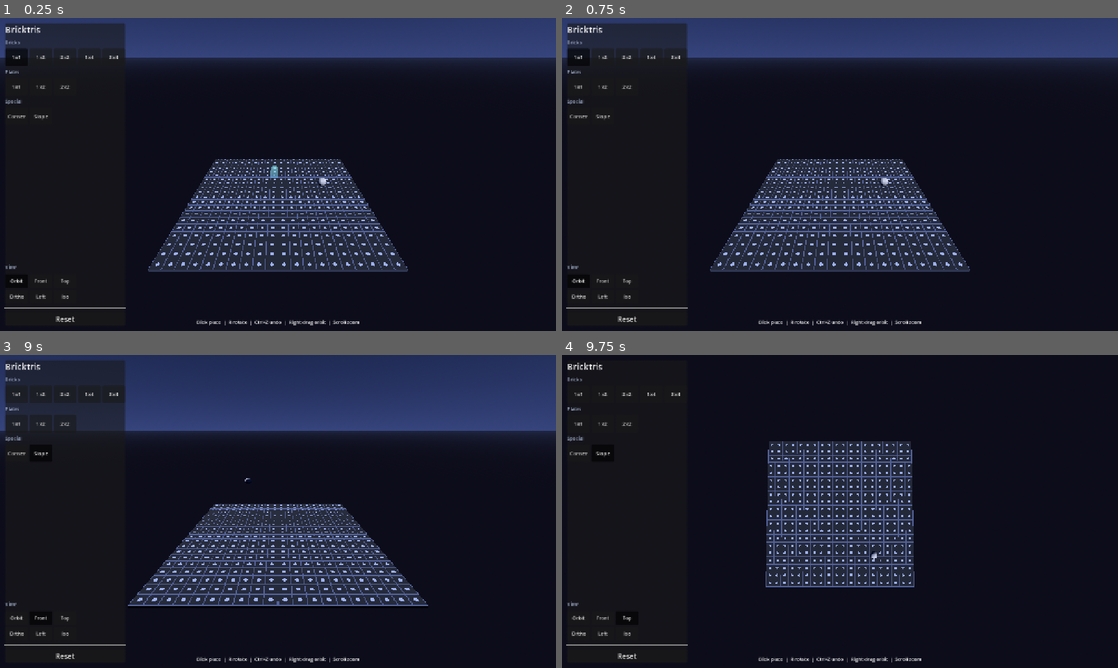
Above: before the commit, frames 1-4 (two rows, left to right).
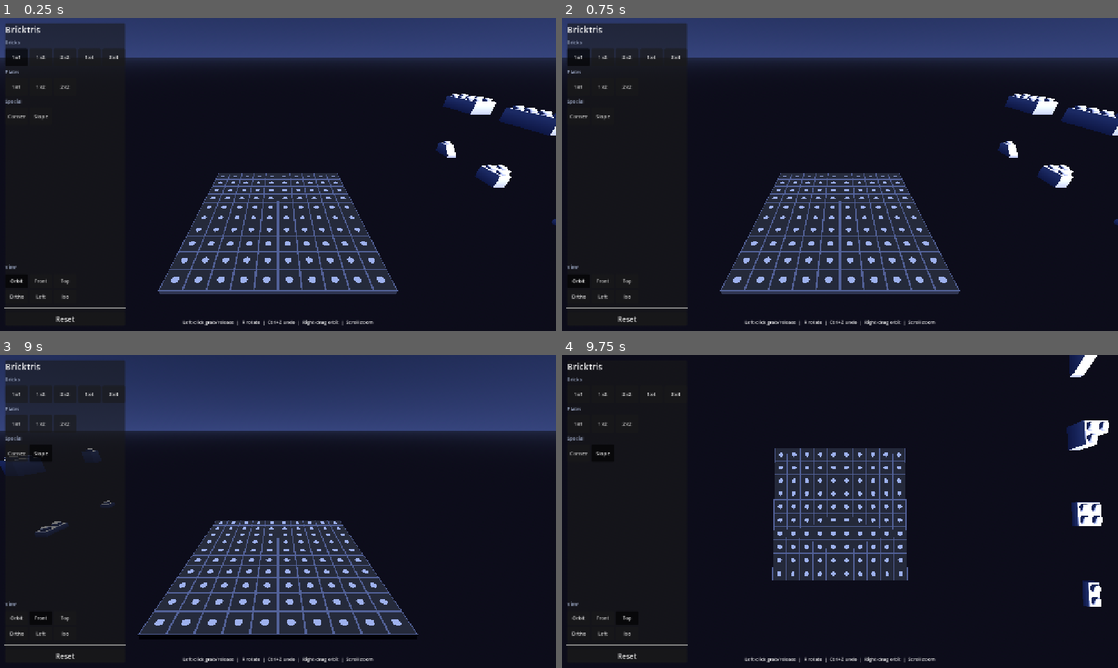
Above: after the commit, the same moments.

Repository: ZacharyEllison/games
Game: Godot game, scene res://scenes/main.tscn
Same seed, same stepped clock (60 frames per second), same inputs: the game is played once before the commit and once after it.
Inputs:
- Up to frame 1 (0.25 s): no input
- Up to frame 2 (0.75 s): click "1x1" at 0.5 s
- Up to frame 3 (9 s): click "1x2" at 1.25 s; click "2x2" at 2 s; click "1x4" at 2.75 s; click "2x4" at 3.5 s; click "1x1" at 4.25 s; click "1x2" at 5 s; click "2x2" at 5.75 s; click "Corner" at 6.5 s; click "Slope" at 7.25 s; click "Orbit" at 8 s; click "Front" at 8.75 s
- Up to frame 4 (9.75 s): click "Top" at 9.5 s

The runs differ from the first frame. In frame 1, 11% of the frame differs, in the area x 26-100%, y 24-99%; in frame 2, 11%; in frame 3, 12%, in the area x 0-77%, y 29-99%; in frame 4, 7.7%.

Commit message:
Reshape Bricktris workspace and add desktop hand controls.
Use a 10×10 seated desk with the 3D palette fixed to its right, hide the hand mesh on desktop, and drive grab/place/rotate with mouse raycasting like VR.

Diff:
--- a/bricktris/scenes/desk.tscn
+++ b/bricktris/scenes/desk.tscn
@@ -1,10 +1,10 @@
 [gd_scene load_steps=5 format=3]
 
 [sub_resource type="BoxMesh" id="BoxMesh_1"]
-size = Vector3(1.59, 0.02, 1.59)
+size = Vector3(0.795, 0.02, 0.795)
 
 [sub_resource type="BoxShape3D" id="BoxShape3D_1"]
-size = Vector3(1.59, 0.02, 1.59)
+size = Vector3(0.795, 0.02, 0.795)
 
 [sub_resource type="Shader" id="Shader_1"]
 code = "shader_type spatial;
@@ -42,7 +42,7 @@
 shader = SubResource("Shader_1")
 
 [node name="Desk" type="StaticBody3D"]
-position = Vector3(0, 0.8, -0.8)
+position = Vector3(0, 0.8, -0.5)
 collision_layer = 1
 collision_mask = 0
 
--- a/bricktris/scenes/hud.tscn
+++ b/bricktris/scenes/hud.tscn
@@ -72,6 +72,6 @@
 offset_bottom = -8.0
 grow_horizontal = 2
 grow_vertical = 0
-text = "Click place  |  R rotate  |  Ctrl+Z undo  |  Right-drag orbit  |  Scroll zoom"
+text = "Left-click grab/release  |  R rotate  |  Ctrl+Z undo  |  Right-drag orbit  |  Scroll zoom"
 theme_override_font_sizes/font_size = 11
 horizontal_alignment = 1
--- a/bricktris/scripts/build_layout.gd
+++ b/bricktris/scripts/build_layout.gd
@@ -9,10 +9,16 @@
 const BRICK_SEAT := 0.096
 const PLATE_SEAT := 0.032
 
-const DESK_STUDS := 20
+const DESK_STUDS := 10
 const DESK_TOP_EPS := 0.01
 const DESK_EXTENT := DESK_STUDS * STUD_PITCH
 const DESK_HALF_EXTENT := DESK_EXTENT * 0.5
+
+const DESK_TOP_Y := 0.8
+const SEATED_CAM_Z := 0.3
+const DESK_NEAR_MARGIN := STUD_PITCH * 5.0
+const VR_PALETTE_GAP := STUD_PITCH * 2.5
+const VR_PALETTE_LIFT := BRICK_HEIGHT * 2.5
 
 const PALETTE_COL_SPACING := STUD_PITCH * 6.5
 const PALETTE_ROW_SPACING := STUD_PITCH * 5.25
@@ -29,6 +35,17 @@
 
 static func desk_top_y(desk: Node3D) -> float:
 	return desk.global_position.y + DESK_TOP_EPS
+
+static func desk_position() -> Vector3:
+	var z := SEATED_CAM_Z - DESK_NEAR_MARGIN - DESK_HALF_EXTENT
+	return Vector3(0.0, DESK_TOP_Y, z)
+
+static func palette_half_width() -> float:
+	return PALETTE_COL_SPACING * 2.0
+
+static func vr_palette_position(desk_pos: Vector3) -> Vector3:
+	var x := desk_pos.x + DESK_HALF_EXTENT + VR_PALETTE_GAP + palette_half_width()
+	return Vector3(x, desk_pos.y + VR_PALETTE_LIFT, desk_pos.z)
 
 static func grid_origin_xz(desk: Node3D) -> Vector2:
 	var half := DESK_HALF_EXTENT
--- a/bricktris/scripts/main.gd
+++ b/bricktris/scripts/main.gd
@@ -14,9 +14,6 @@
 var _held_rot_steps := 0
 var _rotated_this_flick := false
 
-var _desktop_type := "brick_1x1"
-var _desktop_ghost: Brick = null
-var _desktop_ghost_rot := 0.0
 var _placed_bricks: Array = []
 
 const RAY_MASK := 3  # desk (1) + placed bricks (2)
@@ -43,6 +40,7 @@
 var _cam_orbit_drag := false
 
 @onready var right_hand: XRController3D = $XROrigin3D/RightHand
+@onready var right_hand_mesh: MeshInstance3D = $XROrigin3D/RightHand/RightHandMesh
 @onready var cam: XRCamera3D = $XROrigin3D/XRCamera3D
 @onready var xr_origin: XROrigin3D = $XROrigin3D
 @onready var bricks_container: Node3D = $Bricks
@@ -53,7 +51,7 @@
 @onready var sun: DirectionalLight3D = $DirectionalLight3D
 
 func _ready() -> void:
-	GridSnapper.configure_from_desk(desk)
+	_layout_workspace()
 	_configure_scene_lighting()
 	var env := world_env.environment
 	_saved_bg_mode = env.background_mode
@@ -62,8 +60,9 @@
 	right_hand.button_released.connect(_on_right_button_released)
 	hud.reset_requested.connect(_on_reset)
 	hud.enter_vr_requested.connect(_on_enter_vr)
-	hud.brick_type_selected.connect(_on_desktop_type_changed)
 	hud.view_preset_selected.connect(_on_desktop_view_preset)
+	_set_hand_mesh_visible(false)
+	brick_palette.show()
 	_init_desktop_camera()
 	_init_webxr()
 
@@ -71,7 +70,6 @@
 	webxr_interface = XRServer.find_interface("WebXR") as WebXRInterface
 	if not webxr_interface:
 		hud.set_vr_status("desktop")
-		brick_palette.hide()
 		return
 	webxr_interface.session_supported.connect(_webxr_session_supported)
 	webxr_interface.session_started.connect(_webxr_session_started)
@@ -92,7 +90,6 @@
 		hud.set_vr_status("supported")
 	else:
 		hud.set_vr_status("desktop")
-		brick_palette.hide()
 
 func _on_enter_vr() -> void:
 	if not webxr_interface:
@@ -114,16 +111,16 @@
 	_in_vr = true
 	_reset_hand_tracking()
 	DesktopCamera.reset_rig(xr_origin, cam)
+	_layout_workspace()
 	_use_passthrough = webxr_interface.session_mode == "immersive-ar"
 	_set_passthrough(_use_passthrough)
+	_set_hand_mesh_visible(true)
 	brick_palette.show()
 	get_viewport().use_xr = true
 	hud.on_xr_started()
-	_kill_desktop_ghost()
 	webxr_interface.squeezestart.connect(_on_squeeze_start)
 	webxr_interface.squeezeend.connect(_on_squeeze_end)
 	webxr_interface.visibility_state_changed.connect(_on_visibility_changed)
-	_place_palette_in_front.call_deferred()
 
 func _set_passthrough(on: bool) -> void:
 	var env := world_env.environment
@@ -136,27 +133,14 @@
 		env.background_mode = _saved_bg_mode
 		env.background_color = _saved_bg_color
 
-func _place_palette_in_front() -> void:
-	var desk_center := desk.global_position
-	var half := BuildLayout.desk_half_extent()
-	var forward_xz := -cam.global_transform.basis.z
-	forward_xz.y = 0.0
-	if forward_xz.length_squared() < 0.001:
-		forward_xz = Vector3(0, 0, -1)
-	forward_xz = forward_xz.normalized()
-	var left_xz := -cam.global_transform.basis.x
-	left_xz.y = 0.0
-	if left_xz.length_squared() < 0.001:
-		left_xz = Vector3(-1, 0, 0)
-	left_xz = left_xz.normalized()
-	var toward_user := -forward_xz
-	brick_palette.global_position = (
-		desk_center
-		+ left_xz * (half + BuildLayout.STUD_PITCH * 2.0)
-		+ toward_user * (half * 0.5)
-		+ Vector3(0, BuildLayout.BRICK_HEIGHT * 3.0, 0)
-	)
-	var look_target := cam.global_position
+func _set_hand_mesh_visible(visible: bool) -> void:
+	right_hand_mesh.visible = visible
+
+func _layout_workspace() -> void:
+	desk.global_position = BuildLayout.desk_position()
+	GridSnapper.configure_from_desk(desk)
+	brick_palette.global_position = BuildLayout.vr_palette_position(desk.global_position)
+	var look_target := desk.global_position
 	look_target.y = brick_palette.global_position.y
 	if look_target.distance_squared_to(brick_palette.global_position) > 0.001:
 		brick_palette.look_at(look_target, Vector3.UP)
@@ -183,6 +167,7 @@
 
 func _webxr_session_ended() -> void:
 	_in_vr = false
+	_set_hand_mesh_visible(false)
 	_set_passthrough(false)
 	get_viewport().use_xr = false
 	hud.on_xr_ended()
@@ -264,7 +249,8 @@
 	if throw_speed >= THROW_SPEED_THRESHOLD:
 		_throw_held(_release_velocity(), _release_angular_velocity())
 		return
-	var hit := _raycast_surface(right_hand.global_position, -right_hand.global_transform.basis.y)
+	var drop_dir := Vector3.DOWN if not _in_vr else -right_hand.global_transform.basis.y
+	var hit := _raycast_surface(right_hand.global_position, drop_dir)
 	if hit == Vector3.INF:
 		hit = right_hand.global_position
 	var rot_y := _held_rot_y()
@@ -306,28 +292,30 @@
 	if _in_vr:
 		_process_vr(_delta)
 	else:
-		_process_desktop()
+		_process_desktop(_delta)
 
 func _physics_process(delta: float) -> void:
-	if not _in_vr:
-		return
 	_update_thrown_bricks(delta)
 
-func _process_vr(delta: float) -> void:
-	var hand_pos := right_hand.global_position
-	var hand_basis := right_hand.global_transform.basis
+func _track_hand_motion(hand_pos: Vector3, delta: float, hand_basis: Basis) -> void:
 	if _hand_prev_pos != Vector3.ZERO:
 		var sample := (hand_pos - _hand_prev_pos) / maxf(delta, 0.001)
 		_hand_velocity = sample
 		_vel_samples.append(sample)
 		while _vel_samples.size() > VELOCITY_SAMPLES:
 			_vel_samples.pop_front()
-	if _hand_prev_basis != Basis.IDENTITY:
+	if hand_basis != Basis.IDENTITY and _hand_prev_basis != Basis.IDENTITY:
 		var delta_basis := _hand_prev_basis.inverse() * hand_basis
 		var euler := delta_basis.get_euler()
 		_hand_angular_velocity = euler / maxf(delta, 0.001)
 	_hand_prev_pos = hand_pos
-	_hand_prev_basis = hand_basis
+	if hand_basis != Basis.IDENTITY:
+		_hand_prev_basis = hand_basis
+
+func _process_vr(delta: float) -> void:
+	var hand_pos := right_hand.global_position
+	var hand_basis := right_hand.global_transform.basis
+	_track_hand_motion(hand_pos, delta, hand_basis)
 
 	if held_brick:
 		held_brick.global_position = hand_pos
@@ -362,8 +350,18 @@
 	for brick in to_despawn:
 		_despawn_thrown(brick)
 
-func _process_desktop() -> void:
-	_update_desktop_ghost()
+func _process_desktop(delta: float) -> void:
+	var mouse := get_viewport().get_mouse_position()
+	var over_ui := hud.is_pointer_over_ui(mouse)
+	if not over_ui or held_brick:
+		var hand_pos := _desktop_hand_pos()
+		right_hand.global_position = hand_pos
+		_track_hand_motion(hand_pos, delta, Basis.IDENTITY)
+		if held_brick:
+			held_brick.global_position = hand_pos
+			held_brick.rotation = Vector3(0, _held_rot_y(), 0)
+		elif not over_ui:
+			brick_palette.update_highlight(hand_pos)
 	if _cam_orbit_drag:
 		var vel := Input.get_last_mouse_velocity() * 0.003
 		_cam_yaw -= vel.x
@@ -373,6 +371,8 @@
 		_apply_desktop_camera()
 
 func _init_desktop_camera() -> void:
+	_set_hand_mesh_visible(false)
+	_reset_hand_tracking()
 	xr_origin.global_position = Vector3.ZERO
 	xr_origin.global_rotation = Vector3.ZERO
 	_apply_desktop_view_preset(DesktopCamera.Preset.ORBIT)
@@ -401,9 +401,20 @@
 		_cam_dist = clampf(_cam_dist + delta, DesktopCamera.MIN_DISTANCE, DesktopCamera.MAX_DISTANCE)
 	_apply_desktop_camera()
 
-func _on_desktop_type_changed(type: String) -> void:
-	_desktop_type = type
-	_kill_desktop_ghost()
+func _desktop_hand_pos() -> Vector3:
+	var mouse := get_viewport().get_mouse_position()
+	var origin := cam.project_ray_origin(mouse)
+	var dir := cam.project_ray_normal(mouse)
+	var lift := BuildLayout.BRICK_HEIGHT * 0.75
+	var hit := _raycast_surface(origin, dir)
+	if hit != Vector3.INF:
+		return hit + Vector3(0, lift, 0)
+	var hand_y := desk.global_position.y + BuildLayout.VR_PALETTE_LIFT
+	if absf(dir.y) > 0.0001:
+		var t := (hand_y - origin.y) / dir.y
+		if t > 0.05:
+			return origin + dir * t
+	return origin + dir * 0.55
 
 # Raycast against desk + placed bricks so stacking targets the surface under the cursor.
 func _raycast_surface(from: Vector3, dir: Vector3) -> Vector3:
@@ -423,56 +434,12 @@
 		return Vector3.INF
 	return from + dir * t
 
-func _pointer_hit() -> Vector3:
-	var mouse := get_viewport().get_mouse_position()
-	var origin := cam.project_ray_origin(mouse)
-	var dir := cam.project_ray_normal(mouse)
-	return _raycast_surface(origin, dir)
-
-func _update_desktop_ghost() -> void:
-	var mouse := get_viewport().get_mouse_position()
-	if hud.is_pointer_over_ui(mouse):
-		if _desktop_ghost:
-			_desktop_ghost.visible = false
-		return
-
-	var hit := _pointer_hit()
-	if hit == Vector3.INF:
-		if _desktop_ghost:
-			_desktop_ghost.visible = false
-		return
-
-	var p: Dictionary = BuildGrid.placement(_desktop_type, hit, deg_to_rad(_desktop_ghost_rot))
-	if p.is_empty():
-		if _desktop_ghost:
-			_desktop_ghost.visible = false
-		return
-
-	if not _desktop_ghost:
-		var scene := BrickPalette.BRICK_SCENES.get(_desktop_type) as PackedScene
-		if not scene:
-			return
-		_desktop_ghost = scene.instantiate()
-		bricks_container.add_child(_desktop_ghost)
-		(_desktop_ghost as Brick).set_ghost(true)
-
-	_desktop_ghost.visible = true
-	_desktop_ghost.global_position = p["position"]
-	_desktop_ghost.rotation.y = p["rot_y"]
-
-func _kill_desktop_ghost() -> void:
-	if _desktop_ghost:
-		_desktop_ghost.queue_free()
-		_desktop_ghost = null
-
 func _input(event: InputEvent) -> void:
 	if _in_vr:
 		return
 	if event is InputEventKey and event.pressed and not event.echo:
-		if event.keycode == KEY_R:
-			_desktop_ghost_rot = fmod(_desktop_ghost_rot + 90.0, 360.0)
-			if _desktop_ghost:
-				_desktop_ghost.rotation.y = deg_to_rad(_desktop_ghost_rot)
+		if event.keycode == KEY_R and held_brick:
+			_held_rot_steps = (_held_rot_steps + 1) % 4
 		elif event.keycode == KEY_Z and (event.ctrl_pressed or event.meta_pressed):
 			_desktop_undo()
 
@@ -480,8 +447,13 @@
 	if _in_vr:
 		return
 	if event is InputEventMouseButton:
-		if event.button_index == MOUSE_BUTTON_LEFT and event.pressed:
-			_desktop_place()
+		if event.button_index == MOUSE_BUTTON_LEFT:
+			if hud.is_pointer_over_ui(get_viewport().get_mouse_position()):
+				return
+			if event.pressed:
+				_try_grab()
+			else:
+				_vr_release_brick()
 		elif event.button_index == MOUSE_BUTTON_RIGHT:
 			_cam_orbit_drag = event.pressed
 		elif event.pressed:
@@ -491,23 +463,6 @@
 				MOUSE_BUTTON_WHEEL_DOWN:
 					_zoom_desktop_camera(BuildLayout.STUD_PITCH * 0.75)
 
-func _desktop_place() -> void:
-	if hud.is_pointer_over_ui(get_viewport().get_mouse_position()):
-		return
-	var hit := _pointer_hit()
-	if hit == Vector3.INF:
-		return
-	var p: Dictionary = BuildGrid.placement(_desktop_type, hit, deg_to_rad(_desktop_ghost_rot))
-	if p.is_empty():
-		return
-	var scene := BrickPalette.BRICK_SCENES.get(_desktop_type) as PackedScene
-	if not scene:
-		return
-	var brick: Brick = scene.instantiate()
-	bricks_container.add_child(brick)
-	brick.set_ghost(true)
-	_finalize_placement(brick, _desktop_type, p["rot_y"], p)
-
 func _finalize_placement(brick: Brick, type: String, rot_y: float, preset: Dictionary = {}) -> void:
 	var p: Dictionary = preset if not preset.is_empty() else BuildGrid.placement(type, brick.global_position, rot_y)
 	if p.is_empty():
@@ -538,7 +493,6 @@
 	BuildGrid.rebuild(records)
 
 func _on_reset() -> void:
-	_kill_desktop_ghost()
 	if held_brick:
 		held_brick.queue_free()
 		held_brick = null
